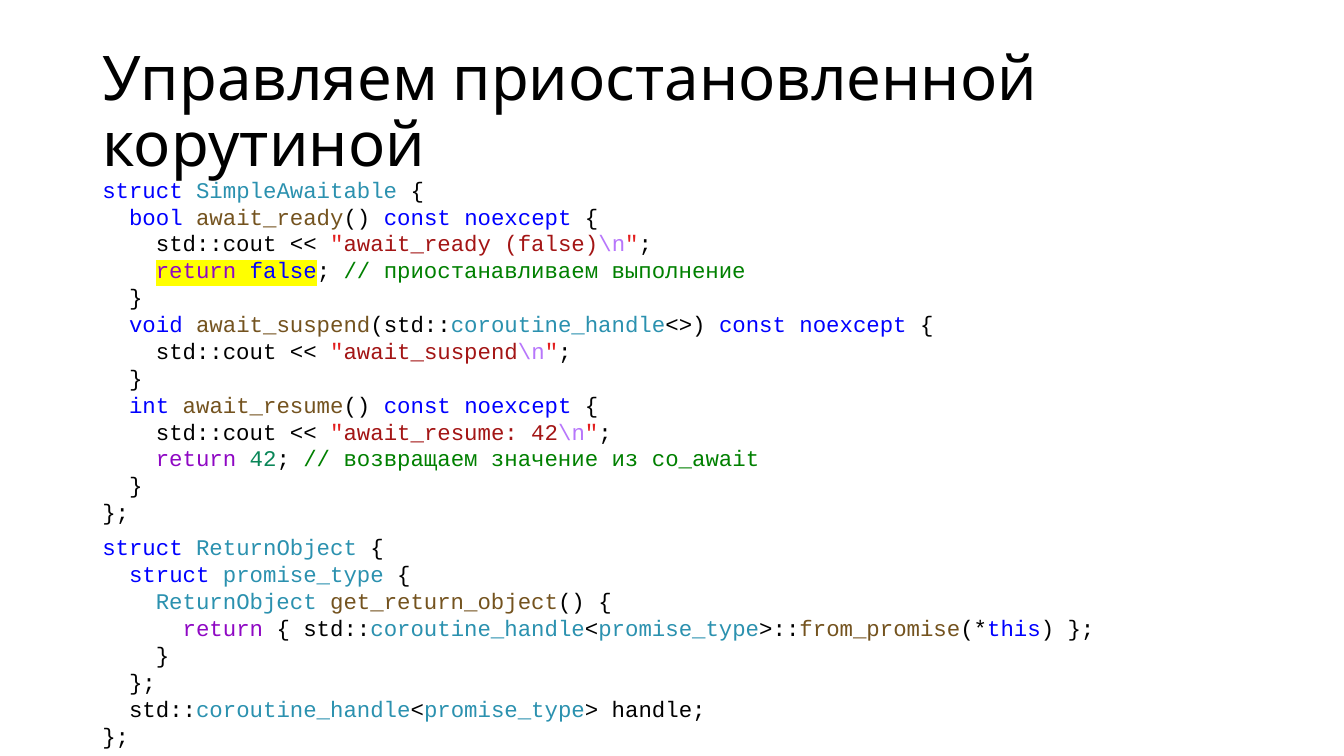
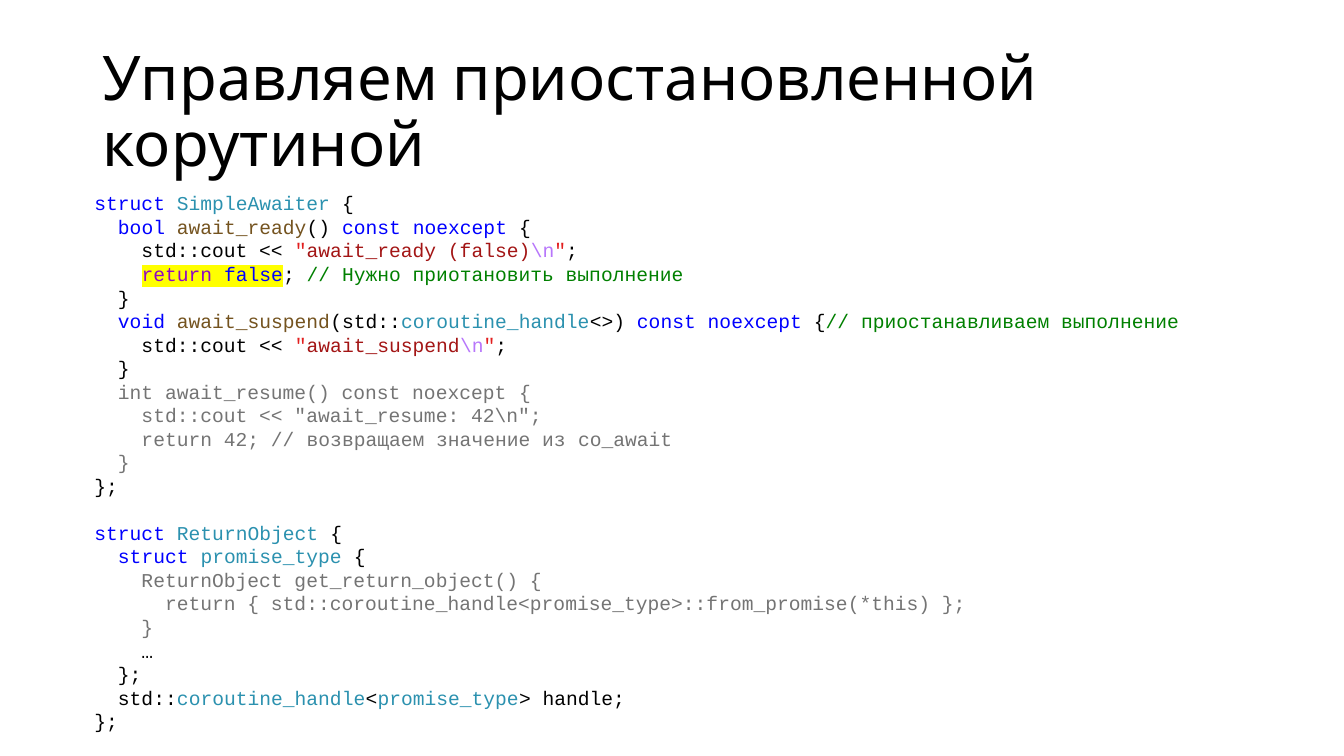
Before and after one commit to alexey-malov/pc, a slide deck: slide 63 of lectures/12/Coroutines.pptx. Drawn at 1344x756 pixels with LibreOffice and Linux fonts; fonts in the diff are those of the drawing. Boxes give left, top, right and bottom in pixels: in the first picture for what was removed or moved away, otherwise in the second. Text is boxed around its words. In the diff, an @@ line names an element or a change of style, - is before the commit and + after.

```diff
--- a/lectures/12/Coroutines.pptx
+++ b/lectures/12/Coroutines.pptx
@@ text "struct SimpleAwaiter {": place and size @@
-text "struct SimpleAwaiter {" at (102, 182, 906, 471)
+text "struct SimpleAwaiter {" at (94, 197, 1179, 709)
@@ text at (94, 197, 330, 214): text changed; size 16 to 14 pt @@
-struct SimpleAwaitable {
+struct SimpleAwaiter {
@@ text at (118, 220, 672, 450): size 16 to 14 pt in "bool await_ready() const noexcept {", "std::cout << "await_ready (false)\n";", "}", "std::cout << "await_suspend\n";" and 5 more places; text colour #0000FF to #747474 in "int const noexcept"; text colour #74531F to #747474 in "await_resume()"; text colour #000000 to #747474 in "await_resume() {", "std::cout << 42\n";", "42;", "}"; text colour #E21F1F to #747474, text colour #A31515 to #747474 in ""await_resume: 42\n";"; text colour #B776FB to #747474 in "42\n";"; text colour #8F08C4 to #747474 in "return"; text colour #098658 to #747474 in "42;"; text colour #008000 to #747474 in "// возвращаем значение из co_await" @@
@@ text at (142, 267, 684, 287): text changed; size 16 to 14 pt @@
-return false; // приостанавливаем выполнение
+return false; // Нужно приотановить выполнение
@@ text at (118, 314, 1179, 332): text changed; size 16 to 14 pt; text colour #0000FF to #008000 @@
-void await_suspend(std::coroutine_handle<>) const noexcept {
+void await_suspend(std::coroutine_handle<>) const noexcept {// приостанавливаем выполнение
@@ text at (94, 526, 930, 709): paragraphs added @@
+struct ReturnObject {
+struct promise_type {
+ReturnObject get_return_object() {
+return { std::coroutine_handle<promise_type>::from_promise(*this) };
+}
+…
+};
+std::coroutine_handle<promise_type> handle;
+};
@@ text removed at (102, 539, 1054, 722) @@
-struct ReturnObject {
-struct promise_type {
-ReturnObject get_return_object() {
-return { std::coroutine_handle<promise_type>::from_promise(*this) };
-}
-};
-std::coroutine_handle<promise_type> handle;
-};
```
Also in this commit, not shown: 17 other slides changed, 4 slides added, 4 other files.
